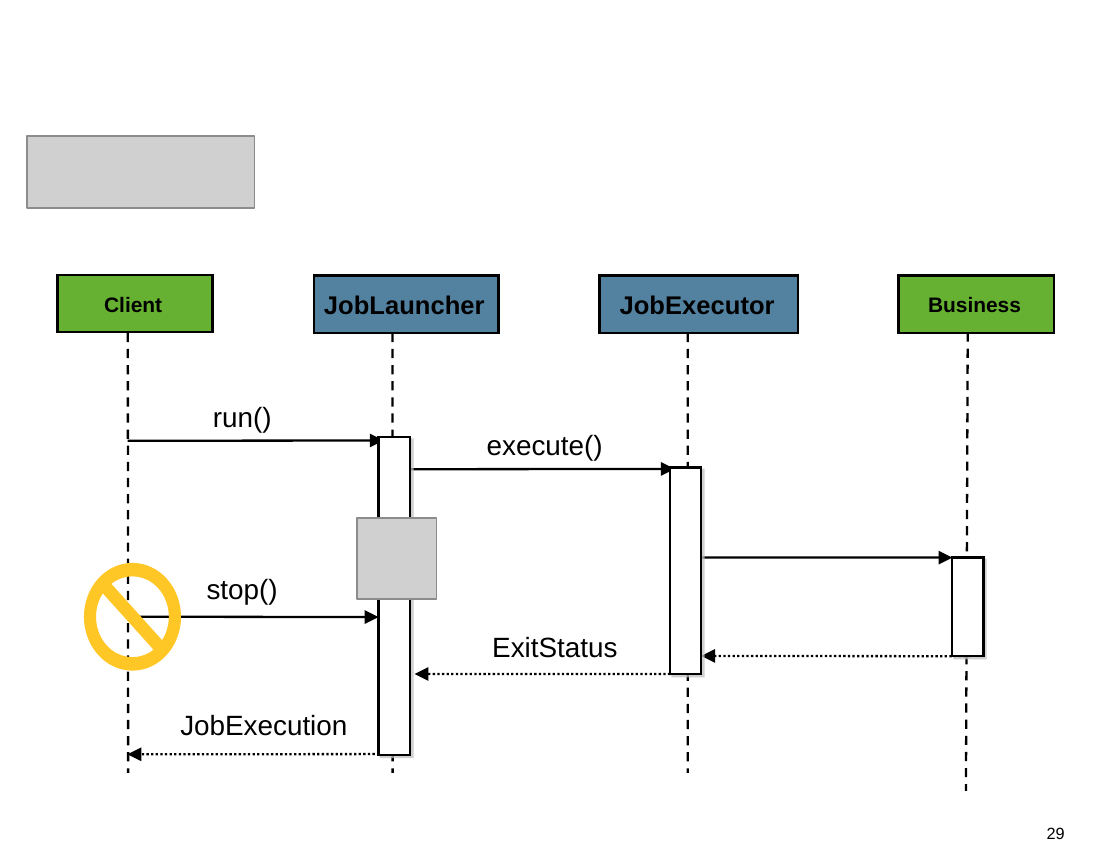
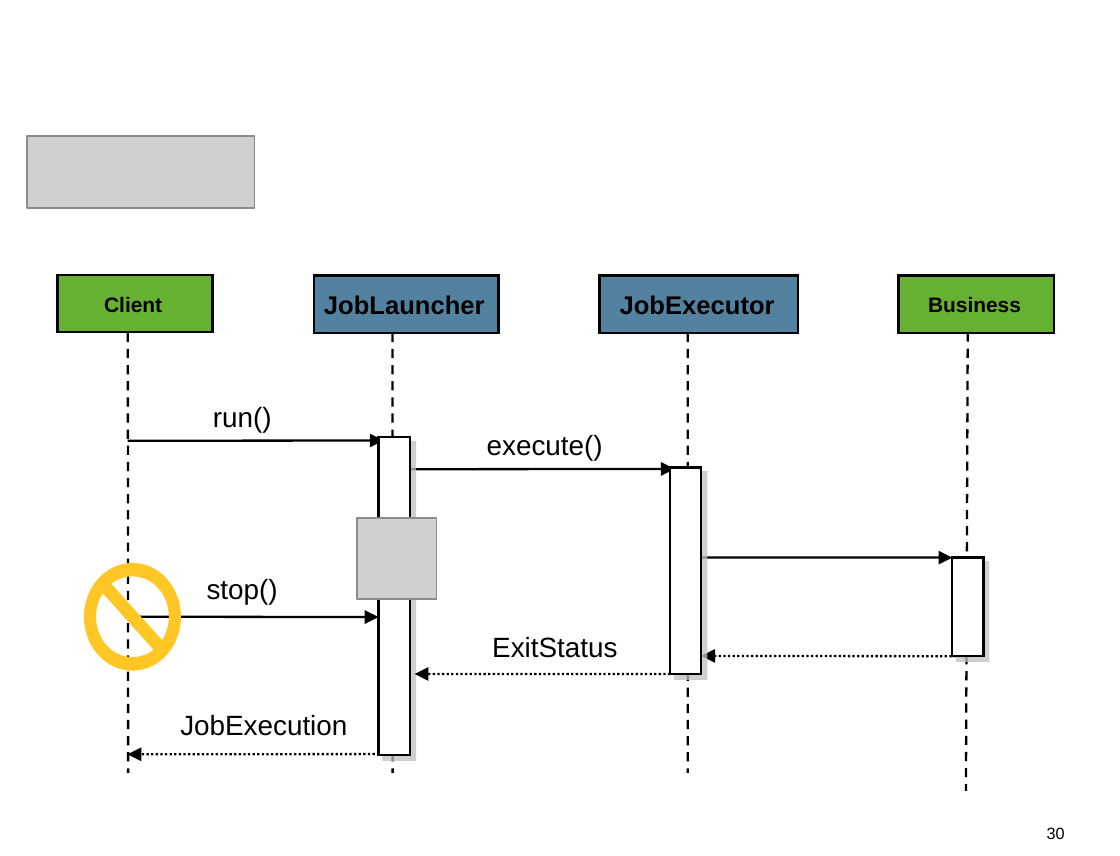
Before and after one commit to spring-projects/spring-batch, a slide deck: slide 30 of src/models/Figures.ppt (slide 29 before the commit). Drawn at 1120x856 pixels with LibreOffice and Linux fonts; fonts in the diff are those of the drawing; grey boxes stand for pictures. Boxes give left, top, right and bottom in pixels: in the first picture for what was removed or moved away, otherwise in the second. Text is boxed around its words. In the diff, an @@ line names an element or a change of style, - is before the commit and + after.

```diff
--- a/src/models/Figures.ppt
+++ b/src/models/Figures.ppt
@@ shadow changed in 3 elements at <box>378,437,410,755</box>, <box>671,469,703,675</box>, <box>953,557,984,656</box> @@
@@ page number at <box>1047,827,1065,839</box>: text changed @@
-29
+30
```
Also in this commit, not shown: 9 other slides changed, 5 slides added, 3 other files.
